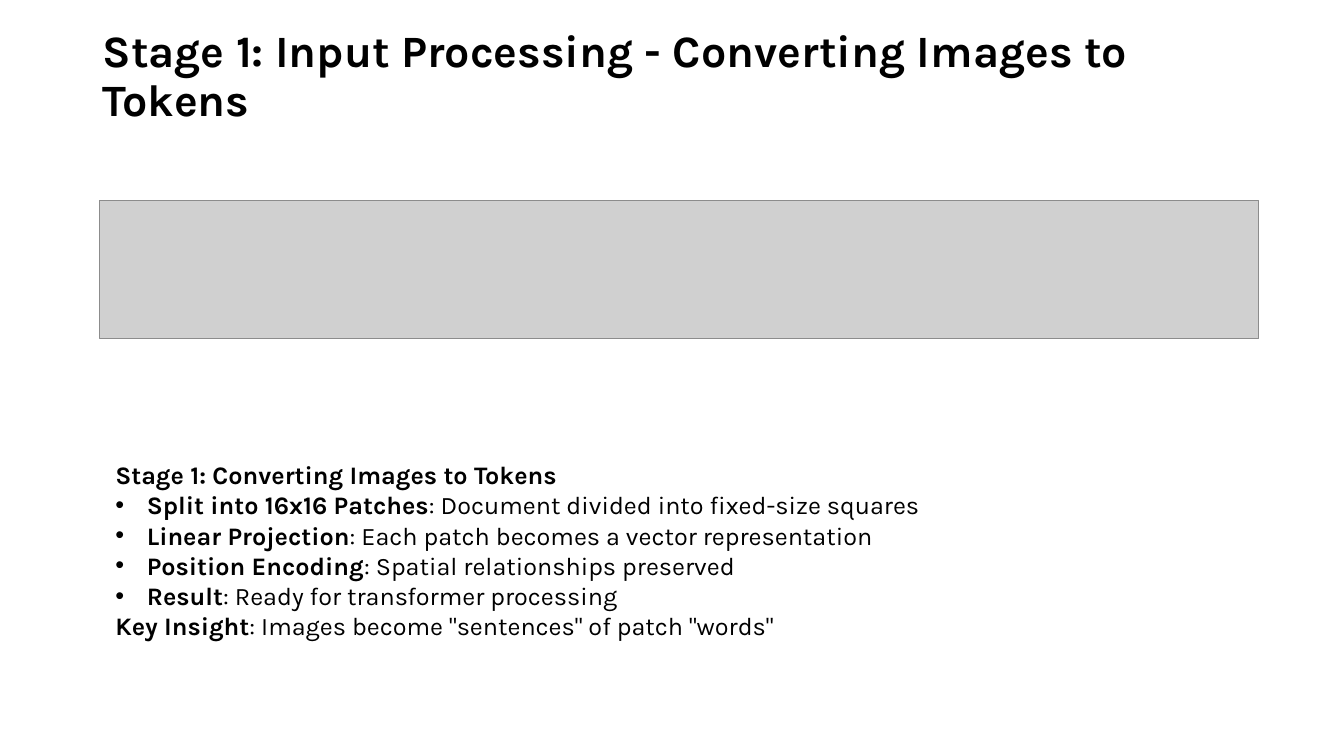
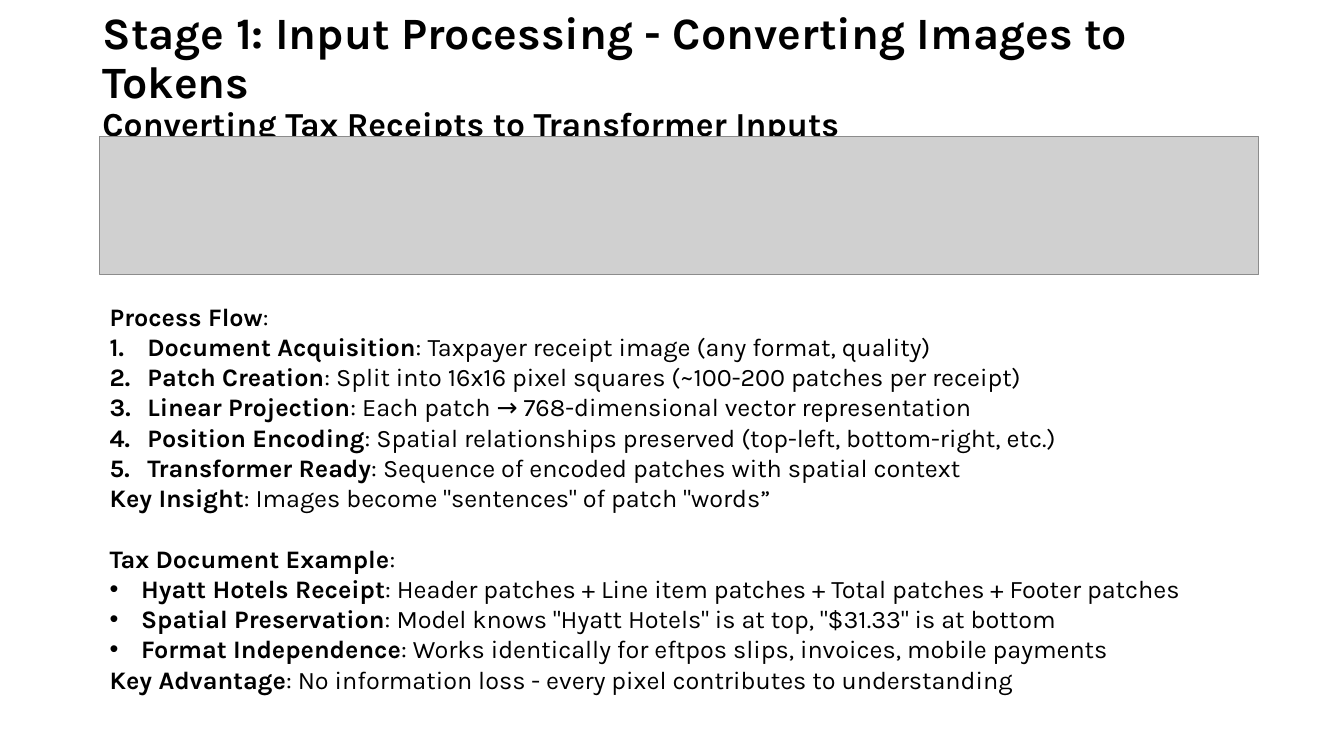
Before and after one commit to tmnestor/unified_vision_processor_minimal, a slide deck: slide 11 of presentation_materials/vision_transformers.pptx (slide 14 before the commit). Drawn at 1344x756 pixels with LibreOffice and Linux fonts; fonts in the diff are those of the drawing; grey boxes stand for pictures. Boxes give left, top, right and bottom in pixels: in the first picture for what was removed or moved away, otherwise in the second. Text is boxed around its words. In the diff, an @@ line names an element or a change of style, - is before the commit and + after.

Commit message:
✨ feat: update presentation materials for Vision Transformers with enhanced content and visuals

```diff
--- a/presentation_materials/vision_transformers.pptx
+++ b/presentation_materials/vision_transformers.pptx
@@ title at (x1=102, y1=17, x2=1127, y2=145): text changed @@
-Stage 1: Input Processing - Converting Images to Tokens
+Stage 1: Input Processing - Converting Images to Tokens
+Converting Tax Receipts to Transformer Inputs
@@ picture moved from (x1=100, y1=201, x2=1259, y2=339) to (x1=100, y1=136, x2=1259, y2=274) @@
@@ text at (x1=110, y1=308, x2=1179, y2=695): text changed @@
-Stage 1: Converting Images to Tokens
-• Split into 16x16 Patches: Document divided into fixed-size squares
-• Linear Projection: Each patch becomes a vector representation
-• Position Encoding: Spatial relationships preserved
-• Result: Ready for transformer processing
-Key Insight: Images become "sentences" of patch "words"
+Process Flow:
+1. Document Acquisition: Taxpayer receipt image (any format, quality)
+2. Patch Creation: Split into 16x16 pixel squares (~100-200 patches per receipt)
+3. Linear Projection: Each patch → 768-dimensional vector representation
+4. Position Encoding: Spatial relationships preserved (top-left, bottom-right, etc.)
+5. Transformer Ready: Sequence of encoded patches with spatial context
+Key Insight: Images become "sentences" of patch "words”
+Tax Document Example:
+• Hyatt Hotels Receipt: Header patches + Line item patches + Total patches + Footer patches
+• Spatial Preservation: Model knows "Hyatt Hotels" is at top, "$31.33" is at bottom
+• Format Independence: Works identically for eftpos slips, invoices, mobile payments
+Key Advantage: No information loss - every pixel contributes to understanding
```
Also in this commit, not shown: 6 other slides changed, 3 slides added, 5 slides removed.
